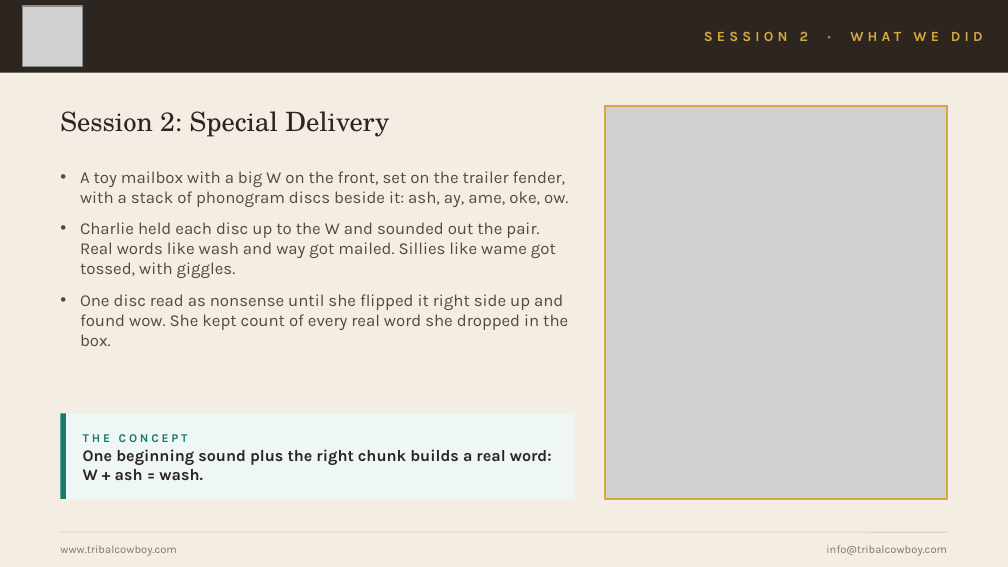
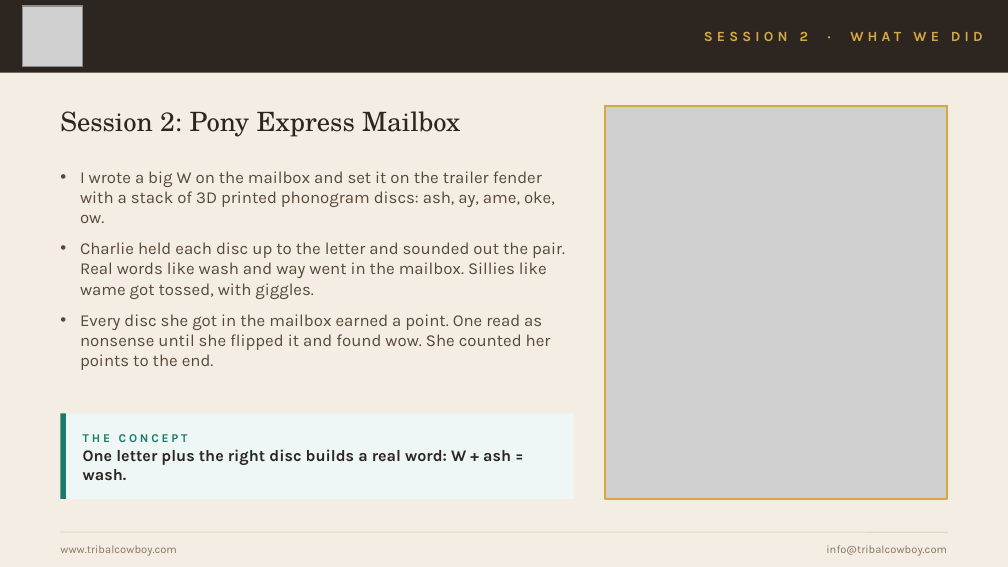
Before and after one commit to mrshuffhines-byte/tribal-cowboy-webhook, a slide deck: slide 5 of content/presentations/HPR-Class4-Practice-Sessions.pptx. Drawn at 1008x567 pixels with LibreOffice and Linux fonts; fonts in the diff are those of the drawing; grey boxes stand for pictures. Boxes give left, top, right and bottom in pixels: in the first picture for what was removed or moved away, otherwise in the second. Text is boxed around its words. In the diff, an @@ line names an element or a change of style, - is before the commit and + after.

```diff
--- a/content/presentations/HPR-Class4-Practice-Sessions.pptx
+++ b/content/presentations/HPR-Class4-Practice-Sessions.pptx
@@ text at [60,111,460,137]: text changed @@
-Session 2: Special Delivery
+Session 2: Pony Express Mailbox
@@ text at [80,171,565,370]: text changed @@
-• A toy mailbox with a big W on the front, set on the trailer fender, with a stack of phonogram discs beside it: ash, ay, ame, oke, ow.
-• Charlie held each disc up to the W and sounded out the pair. Real words like wash and way got mailed. Sillies like wame got tossed, with giggles.
-• One disc read as nonsense until she flipped it right side up and found wow. She kept count of every real word she dropped in the box.
+• I wrote a big W on the mailbox and set it on the trailer fender with a stack of 3D printed phonogram discs: ash, ay, ame, oke, ow.
+• Charlie held each disc up to the letter and sounded out the pair. Real words like wash and way went in the mailbox. Sillies like wame got tossed, with giggles.
+• Every disc she got in the mailbox earned a point. One read as nonsense until she flipped it and found wow. She counted her points to the end.
@@ text at [83,449,511,480]: text changed @@
-One beginning sound plus the right chunk builds a real word: W + ash = wash.
+One letter plus the right disc builds a real word: W + ash = wash.
```
Also in this commit, not shown: 5 other slides changed, 2 other files.
